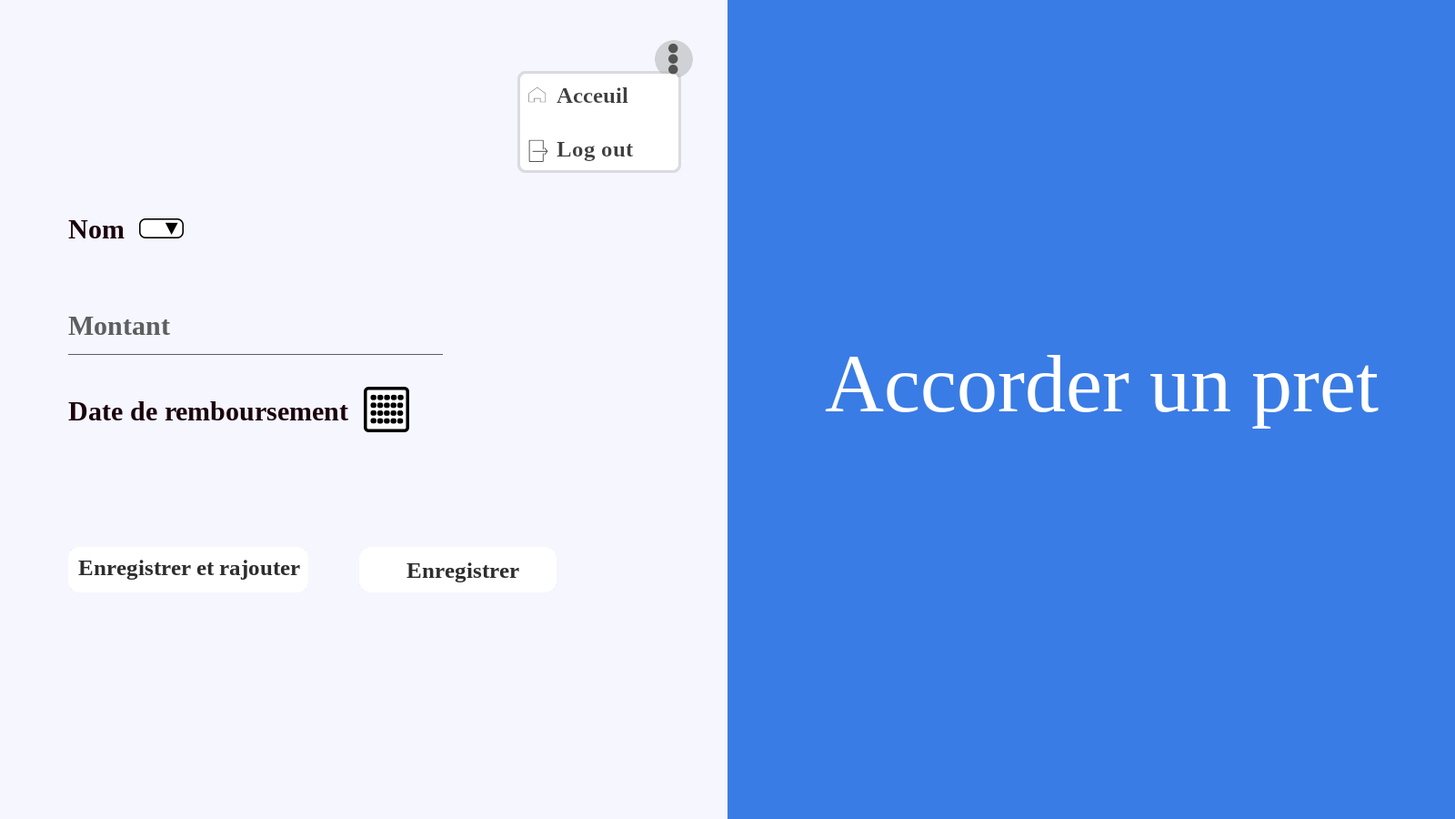
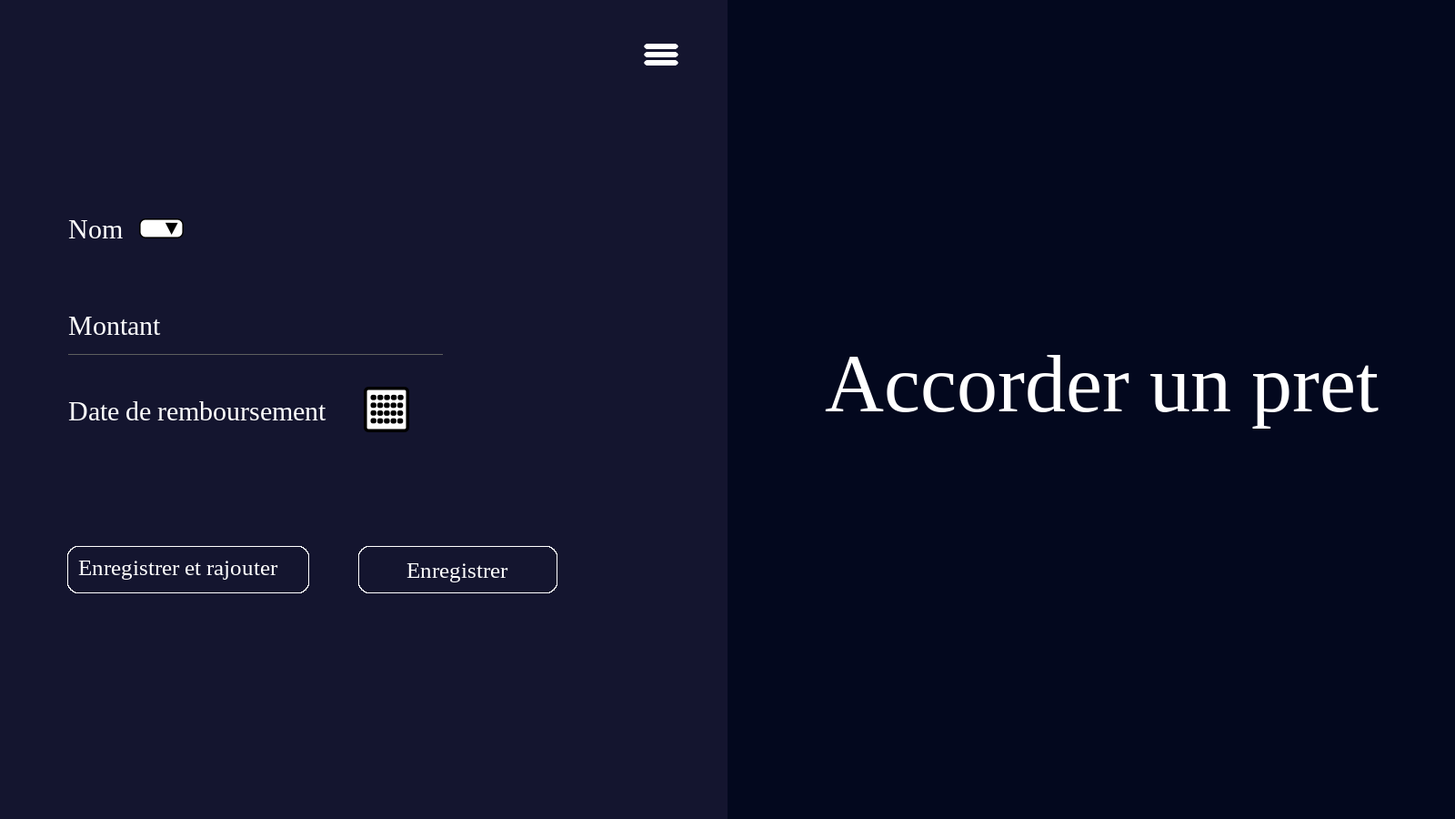
Layer changes from the first 1455×819 image to the second:
moved "Montant" above "entete.png", painted on it over box(68, 316, 171, 335)
painted on "entete.png" over box(517, 40, 694, 173)
painted on "Nom" over box(68, 220, 125, 239)
painted on "Date de remboursement" over box(68, 401, 349, 422)
painted on "Enregistrer et rajouter" over box(78, 559, 301, 580)
painted on "Enregistrer" over box(406, 562, 520, 583)
painted on "cadre #1" over box(359, 546, 557, 593)
added layer "cadre #2" above "cadre" over box(358, 545, 558, 594)
painted on "cadre" over box(68, 546, 309, 593)
added layer "Copie de cadre" above "calendrier.png" over box(67, 545, 310, 594)
painted on "cote_nom" over box(727, 0, 1455, 819)
painted on "cote_fonction" over box(0, 0, 728, 819)
